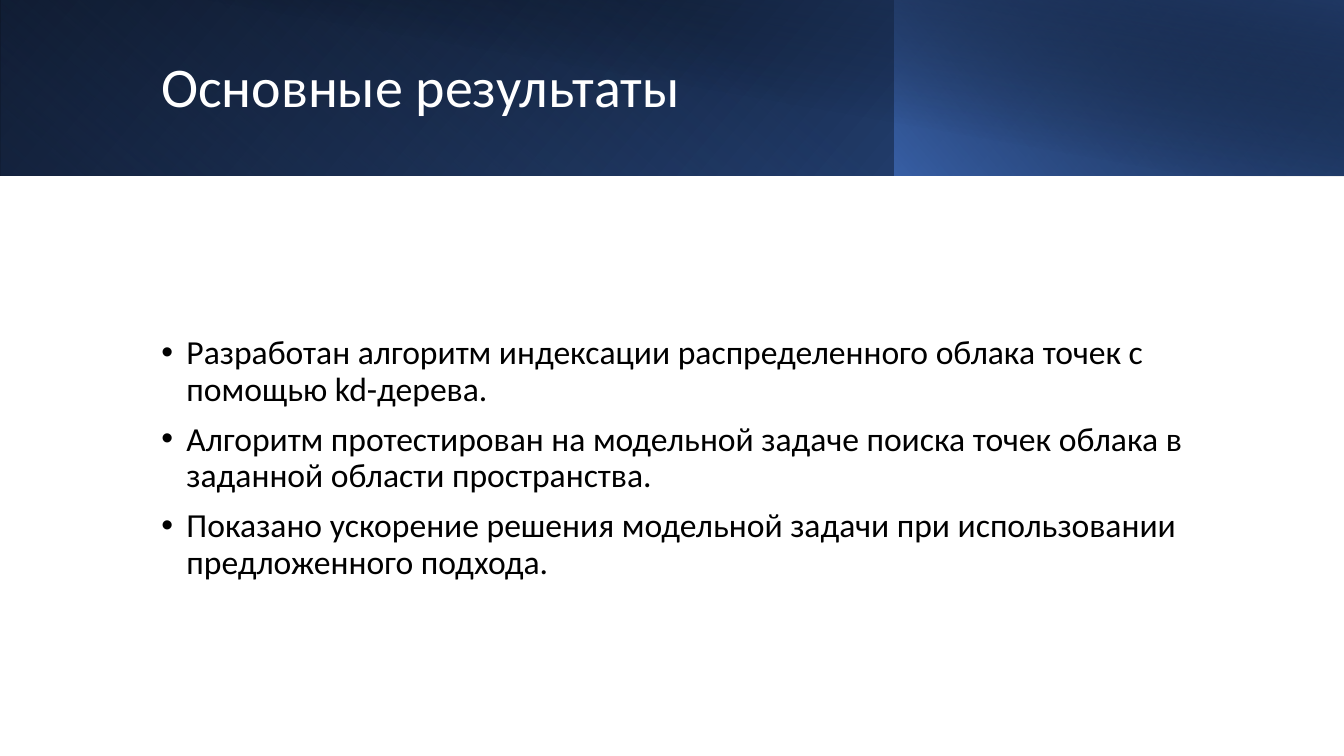
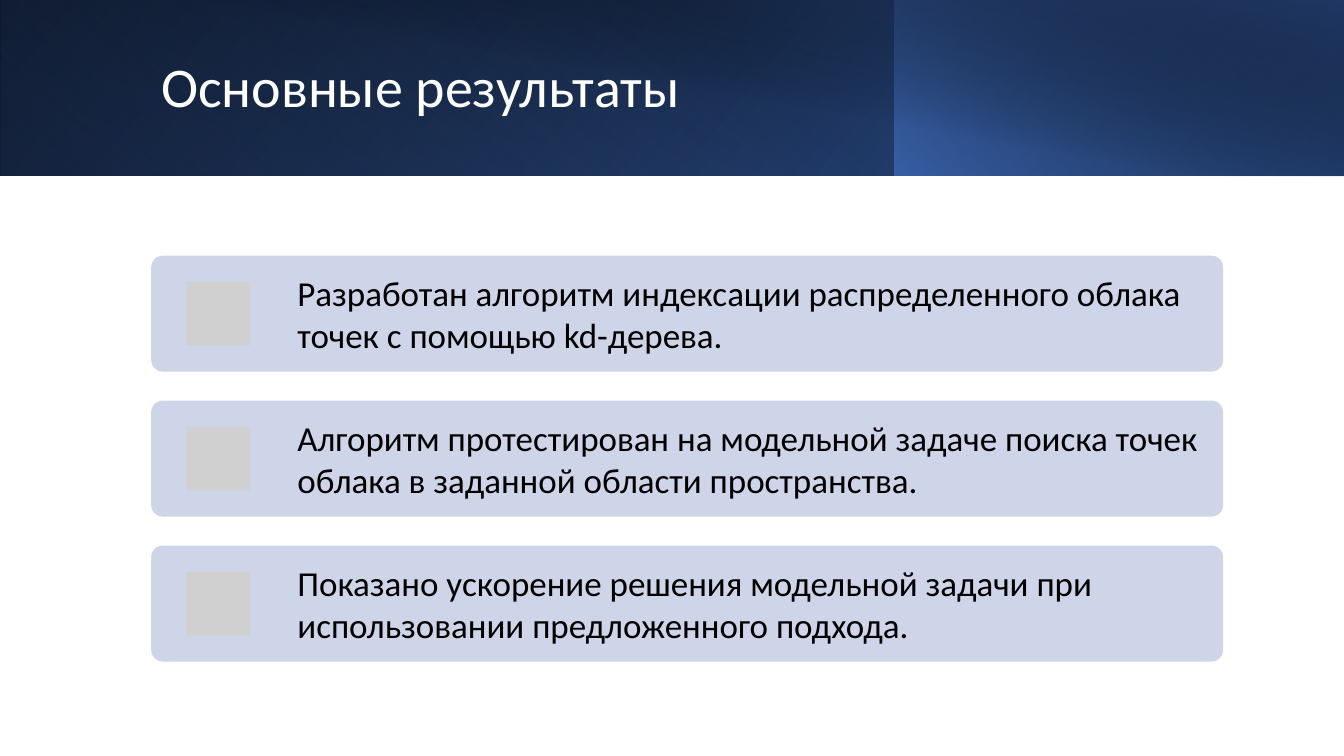
Before and after one commit to Arbuz-Nick/SpecSem, a slide deck: slide 13 of Диплом/Диплом.pptx (slide 11 before the commit). Drawn at 1344x756 pixels with LibreOffice and Linux fonts; fonts in the diff are those of the drawing; grey boxes stand for pictures. Boxes give left, top, right and bottom in pixels: in the first picture for what was removed or moved away, otherwise in the second. Text is boxed around its words. In the diff, an @@ line names an element or a change of style, - is before the commit and + after.

```diff
--- a/Диплом/Диплом.pptx
+++ b/Диплом/Диплом.pptx
@@ text removed at [186, 341, 1182, 580] @@
-• Разработан алгоритм индексации распределенного облака точек с помощью kd-дерева.
-• Алгоритм протестирован на модельной задаче поиска точек облака в заданной области пространства.
-• Показано ускорение решения модельной задачи при использовании предложенного подхода.
@@ group added at [151, 256, 1223, 661]: 3 rounded rectangles, 3 pictures, 3 texts @@
+Разработан алгоритм индексации распределенного облака точек с помощью kd-дерева.
+Алгоритм протестирован на модельной задаче поиска точек облака в заданной области пространства.
+Показано ускорение решения модельной задачи при использовании предложенного подхода.
```
Also in this commit, not shown: 7 other slides changed, 2 slides added, 9 other files.
